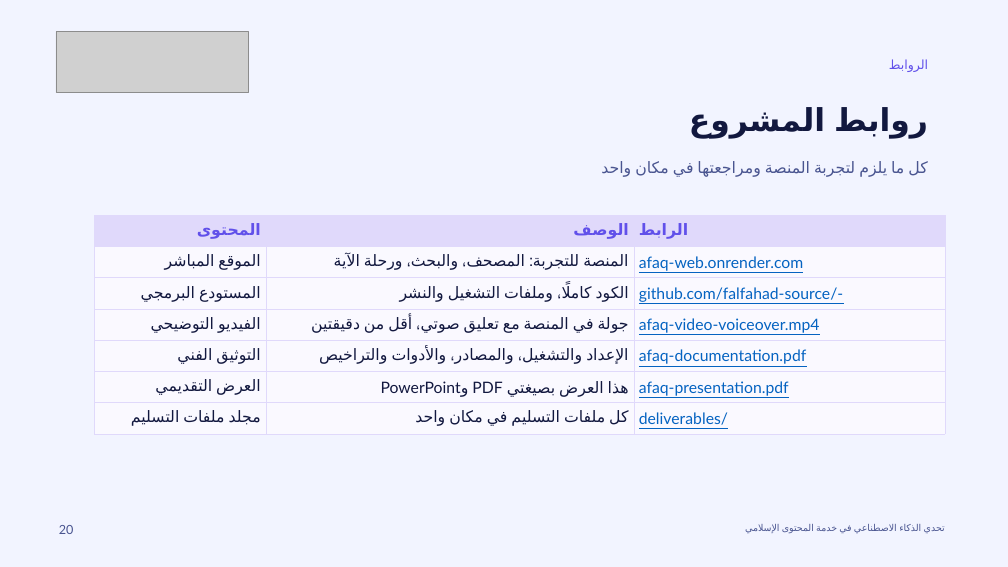
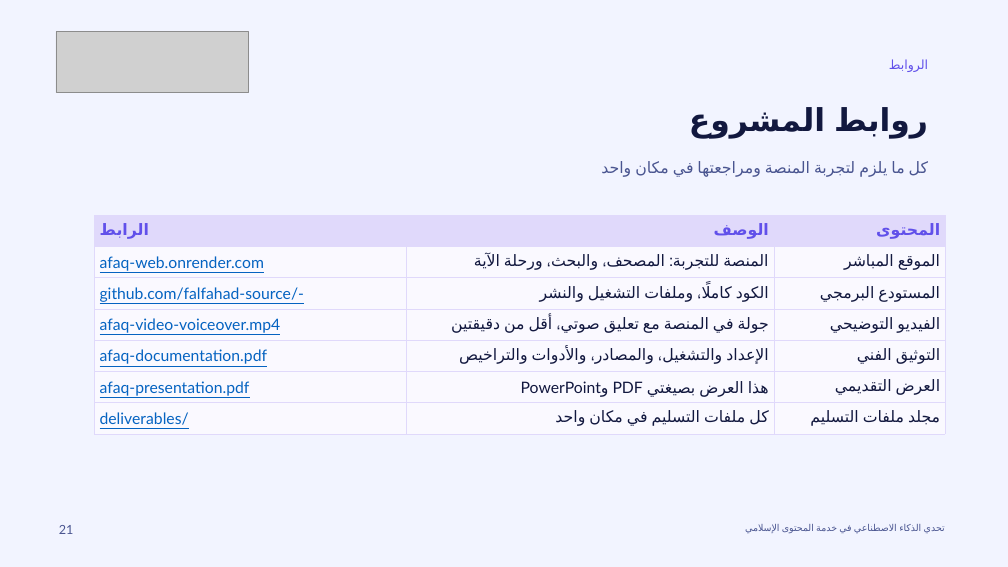
Before and after one commit to falfahad-source/-, a slide deck: slide 21 of deliverables/afaq-presentation.pptx (slide 20 before the commit). Drawn at 1008x567 pixels with LibreOffice and Linux fonts; fonts in the diff are those of the drawing; grey boxes stand for pictures; background and template pictures are left out. Boxes give left, top, right and bottom in pixels: in the first picture for what was removed or moved away, otherwise in the second. Text is boxed around its words. In the diff, an @@ line names an element or a change of style, - is before the commit and + after.

```diff
--- a/deliverables/afaq-presentation.pptx
+++ b/deliverables/afaq-presentation.pptx
@@ table at (95,215,946,434) @@
-row 1, column 1: المحتوى
+row 1, column 1: الرابط
-row 1, column 3: الرابط
+row 1, column 3: المحتوى
-row 2, column 1: الموقع المباشر
+row 2, column 1: afaq-web.onrender.com
-row 2, column 3: afaq-web.onrender.com
+row 2, column 3: الموقع المباشر
-row 3, column 1: المستودع البرمجي
+row 3, column 1: github.com/falfahad-source/-
-row 3, column 3: github.com/falfahad-source/-
+row 3, column 3: المستودع البرمجي
-row 4, column 1: الفيديو التوضيحي
+row 4, column 1: afaq-video-voiceover.mp4
-row 4, column 3: afaq-video-voiceover.mp4
+row 4, column 3: الفيديو التوضيحي
-row 5, column 1: التوثيق الفني
+row 5, column 1: afaq-documentation.pdf
-row 5, column 3: afaq-documentation.pdf
+row 5, column 3: التوثيق الفني
-row 6, column 1: العرض التقديمي
+row 6, column 1: afaq-presentation.pdf
-row 6, column 3: afaq-presentation.pdf
+row 6, column 3: العرض التقديمي
-row 7, column 1: مجلد ملفات التسليم
+row 7, column 1: deliverables/
-row 7, column 3: deliverables/
+row 7, column 3: مجلد ملفات التسليم
@@ page number at (59,525,74,534): text changed @@
-20
+21
```
Also in this commit, not shown: 2 other slides changed, 1 slide added, 1 other file.
